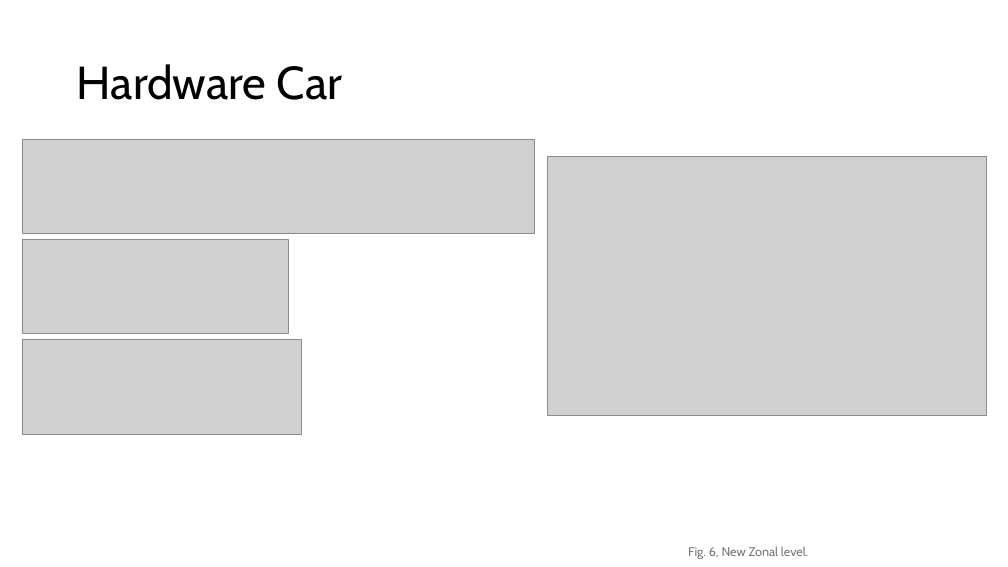
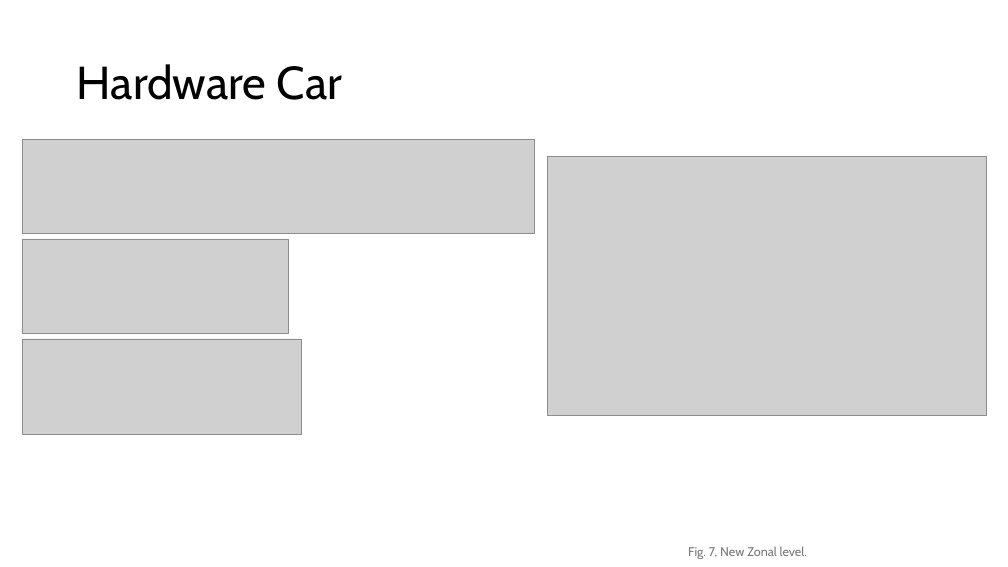
Before and after one commit to LF-RoGu/Model-Base-Systems, a slide deck: slide 6 of Presentation/C-ITS.pptx (slide 5 before the commit). Drawn at 1008x567 pixels with LibreOffice and Linux fonts; fonts in the diff are those of the drawing; grey boxes stand for pictures. Boxes give left, top, right and bottom in pixels: in the first picture for what was removed or moved away, otherwise in the second. Text is boxed around its words. In the diff, an @@ line names an element or a change of style, - is before the commit and + after.

Commit message:
Update presentation

```diff
--- a/Presentation/C-ITS.pptx
+++ b/Presentation/C-ITS.pptx
@@ text at (x1=688, y1=546, x2=807, y2=559): text changed @@
-Fig. 6, New Zonal level.
+Fig. 7, New Zonal level.
```
Also in this commit, not shown: 5 other slides changed, 10 slides added, 4 slides removed.
